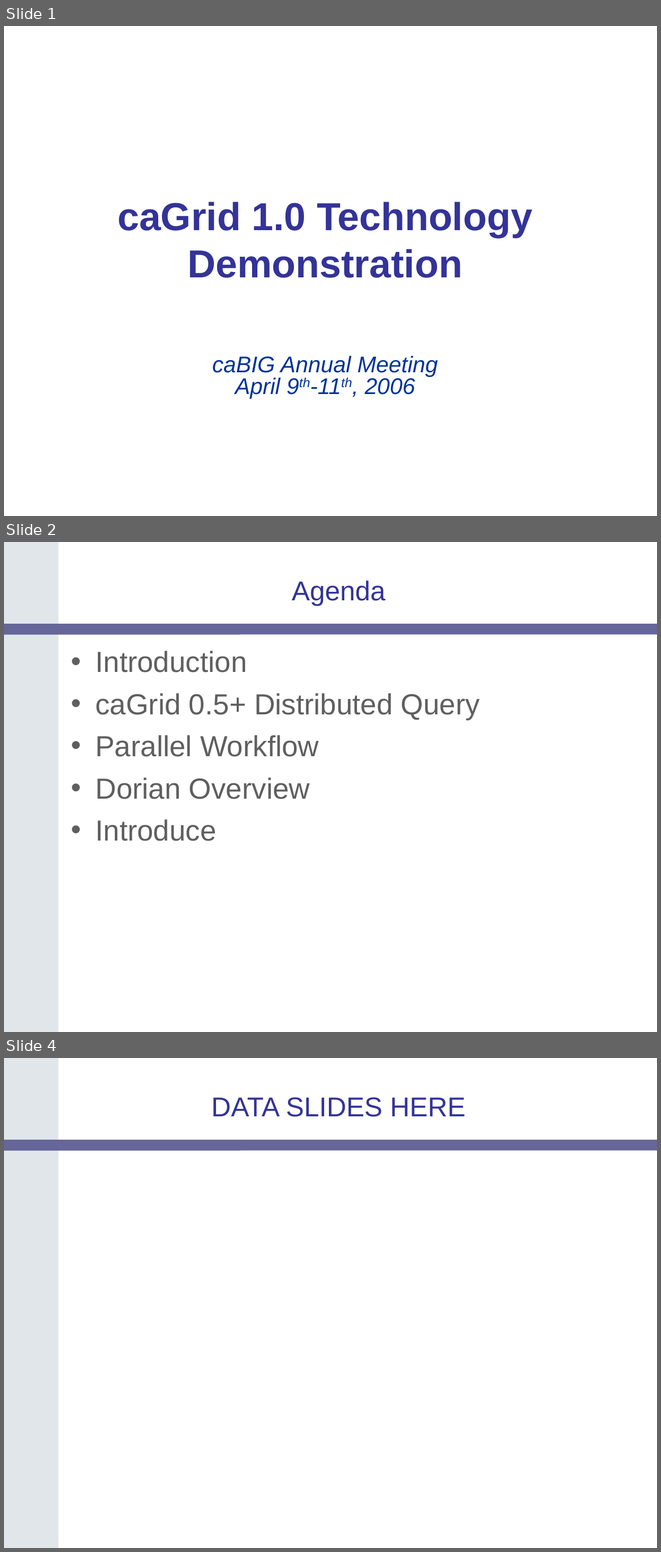
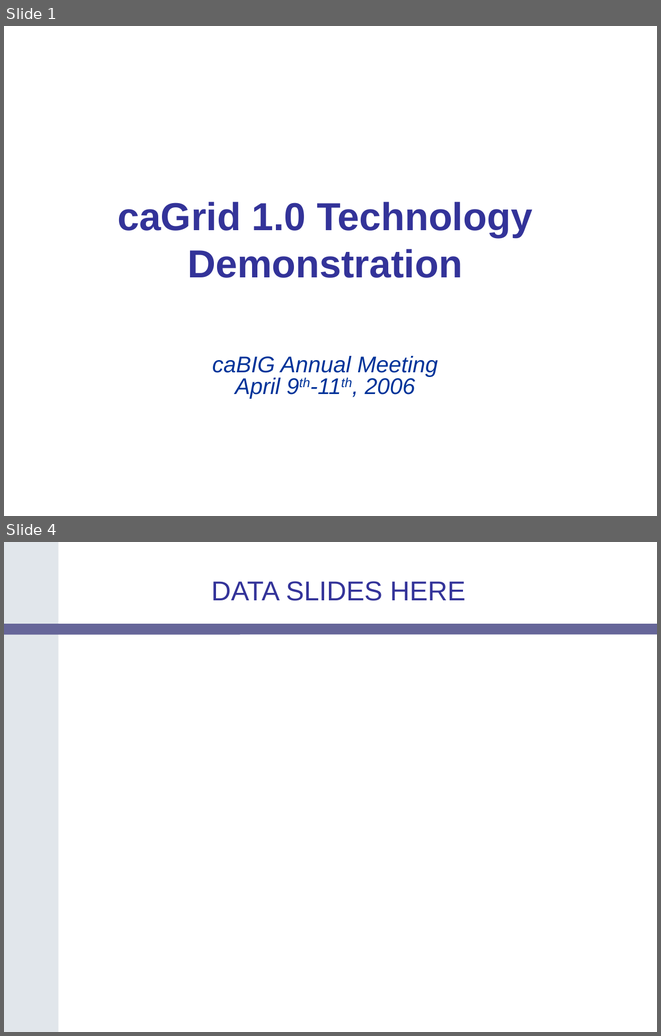
Before and after one commit to NCIP/cagrid-portal, a slide deck: cagrid-1-0/Documentation/presentations/200604_AnnualMeeting/caGrid-1.0-Demo.ppt. Shown one above the other, each under a label of ours: slides 1, 2 and 4 before the commit, slides 1 and 4 after it; the slides between them are not shown. The pictures are 661x1552 and 661x1036 pixels, drawn with LibreOffice and Linux fonts; fonts in the diff are those of the drawing; background and template pictures are left out. Boxes give left, top, right and bottom in pixels: in the first picture for what was removed or moved away, otherwise in the second. Text is boxed around its words. In the diff, an @@ line names an element or a change of style, - is before the commit and + after.

Commit message:
intro and wrap up added

```diff
--- a/cagrid-1-0/Documentation/presentations/200604_AnnualMeeting/caGrid-1.0-Demo.ppt
+++ b/cagrid-1-0/Documentation/presentations/200604_AnnualMeeting/caGrid-1.0-Demo.ppt
@@ slide 2 removed at [4, 542, 657, 1032], background #FFFFFF; not listed: 2 template elements that a slide beside it also shows @@
@@ title removed at [292, 581, 386, 606] @@
-Agenda
@@ text removed at [96, 651, 480, 841] @@
-• Introduction
-• caGrid 0.5+ Distributed Query
-• Parallel Workflow
-• Dorian Overview
-• Introduce
```
Also in this commit, not shown: 5 slides added, 1 other slide removed.
